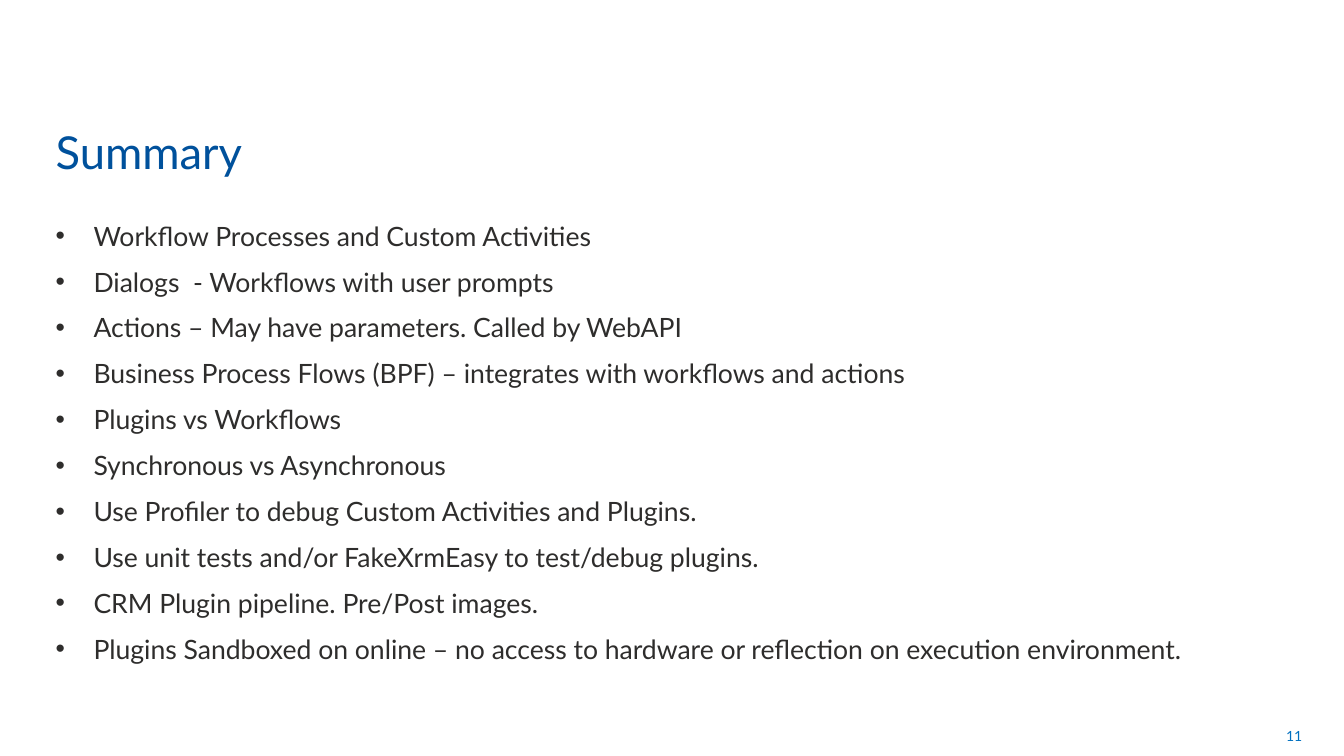
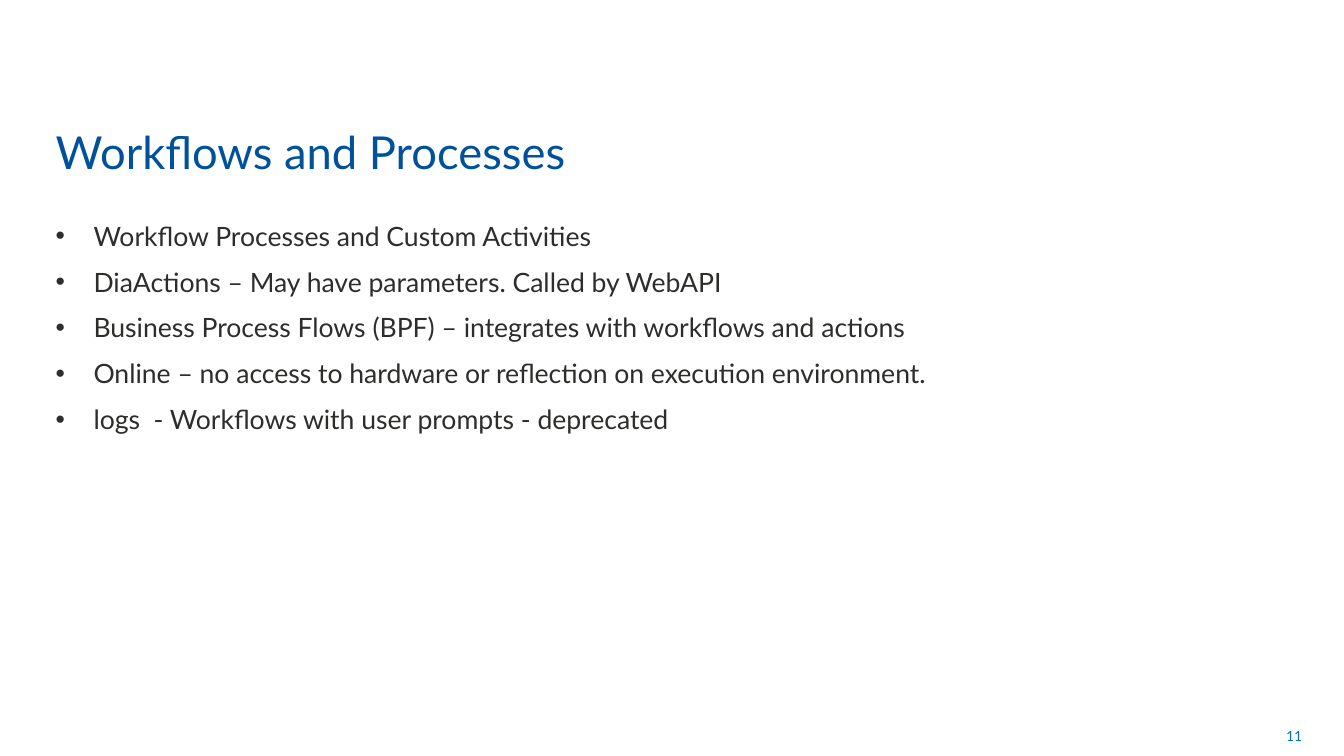
Before and after one commit to rogerhillgsy/CRMTraining, a slide deck: slide 11 of Documents/QA Powerpoints/Module 10.pptx. Drawn at 1344x756 pixels with LibreOffice and Linux fonts; fonts in the diff are those of the drawing. Boxes give left, top, right and bottom in pixels: in the first picture for what was removed or moved away, otherwise in the second. Text is boxed around its words. In the diff, an @@ line names an element or a change of style, - is before the commit and + after.

```diff
--- a/Documents/QA Powerpoints/Module 10.pptx
+++ b/Documents/QA Powerpoints/Module 10.pptx
@@ title at <box>56,135,565,170</box>: text changed @@
-Summary
+Workflows and Processes
@@ text at <box>94,272,722,297</box>: text changed @@
-• Dialogs - Workflows with user prompts
-• Actions – May have parameters. Called by WebAPI
+• DiaActions – May have parameters. Called by WebAPI
@@ text at <box>94,363,926,434</box>: text changed @@
-• Plugins vs Workflows
-• Synchronous vs Asynchronous
-• Use Profiler to debug Custom Activities and Plugins.
-• Use unit tests and/or FakeXrmEasy to test/debug plugins.
-• CRM Plugin pipeline. Pre/Post images.
-• Plugins Sandboxed on online – no access to hardware or reflection on execution environment.
+• Online – no access to hardware or reflection on execution environment.
+• logs - Workflows with user prompts - deprecated
```
Also in this commit, not shown: 2 other slides changed, 1 slide added, 2 other files.
